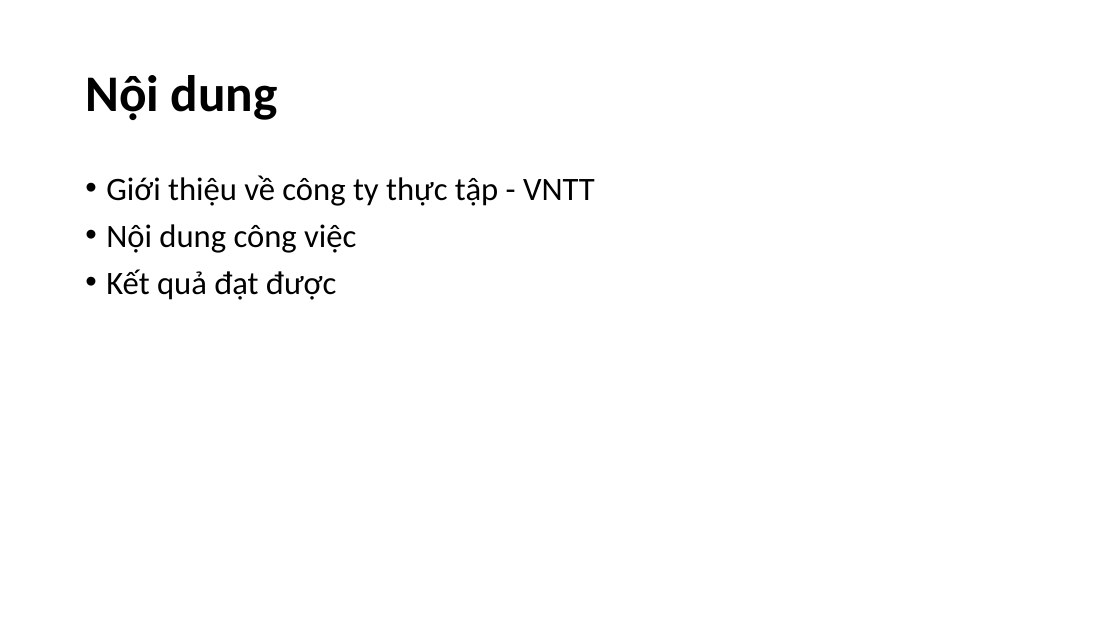
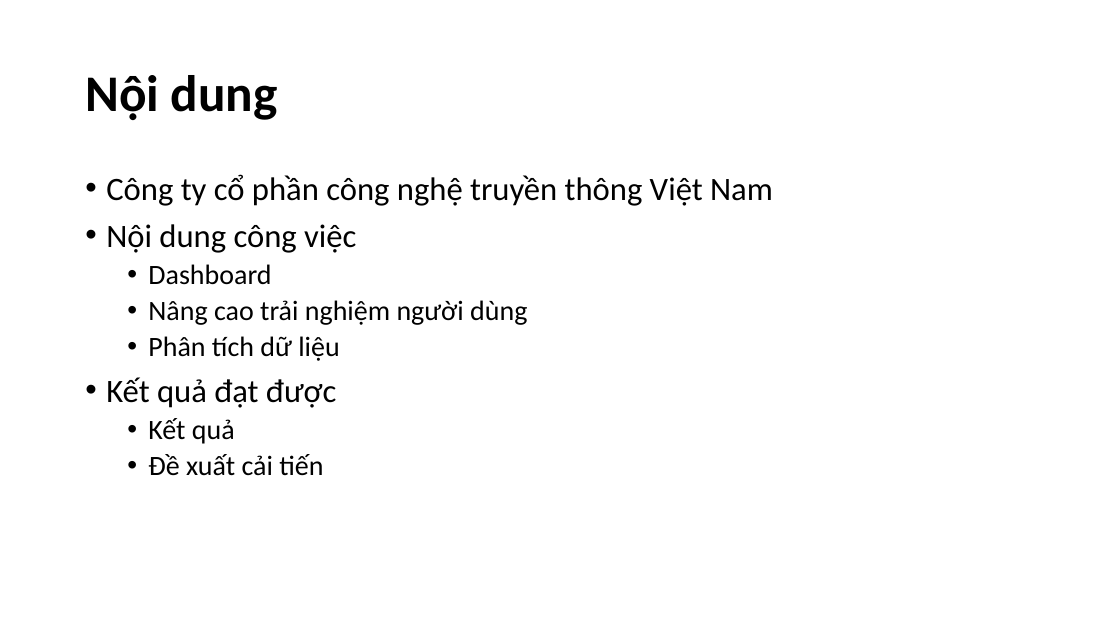
Before and after one commit to nguyenmanhphuc/DoAnA, a slide deck: slide 2 of BÁO CÁO THỰC TẬP.pptx. Drawn at 1120x630 pixels with LibreOffice and Linux fonts; fonts in the diff are those of the drawing. Boxes give left, top, right and bottom in pixels: in the first picture for what was removed or moved away, otherwise in the second. Text is boxed around its words. In the diff, an @@ line names an element or a change of style, - is before the commit and + after.

```diff
--- a/BÁO CÁO THỰC TẬP.pptx
+++ b/BÁO CÁO THỰC TẬP.pptx
@@ text at (106, 174, 773, 206): text changed @@
-• Giới thiệu về công ty thực tập - VNTT
+• Công ty cổ phần công nghệ truyền thông Việt Nam
@@ text at (148, 264, 527, 361): paragraphs added @@
+  • Dashboard
+  • Nâng cao trải nghiệm người dùng
+  • Phân tích dữ liệu
@@ text at (148, 418, 323, 476): paragraphs added @@
+  • Kết quả
+  • Đề xuất cải tiến
```
Also in this commit, not shown: 6 other slides changed, 2 slides removed.
